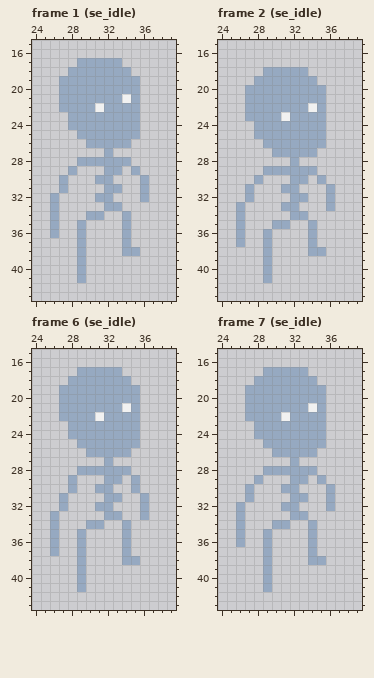
Pixel-art file: Assets/Sprites/Enemy/Skeleton.aseprite. The picture above was drawn from the file before the commit.
64x64 pixels, 70 frames. Shown: frame 1 (se_idle): x 24..39, y 15..43; frame 2 (se_idle): x 24..39, y 15..43; frame 6 (se_idle): x 24..39, y 15..43; frame 7 (se_idle): x 24..39, y 15..43. The commit also changed other frames, which this record leaves out.
New version:
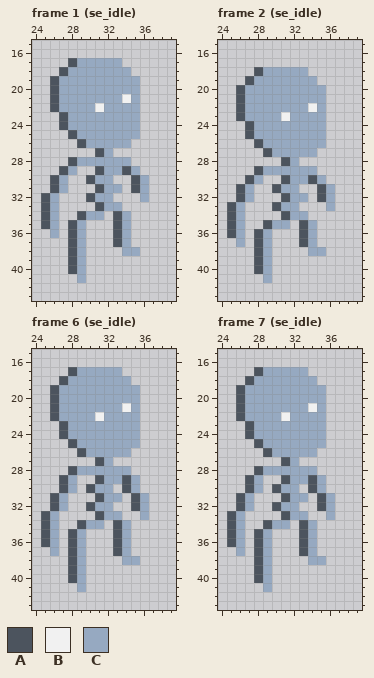
Palette (. is transparent): A #4c545e  B #f1f1f1  C #96a9c1
What changed:
Frame 1 (se_idle), layers "Head", "Body":
There is now colour A in row 17 at x 28; in row 18 at x 27; in rows 19 to 22 at x 26; in rows 23 to 24 at x 27; in row 25 at x 28; in row 26 at x 29.
There is now colour A in row 27 at x 31; in row 28 at x 28; in row 29 at x 27, 31 and 34; in row 30 at x 26, 30 and 35; in row 31 at x 26, 31 and 35; in row 32 at x 25 and 30.
There is now colour A in row 33 at x 25 and 31; in row 34 at x 25, 29 and 33; in row 35 at x 25, 28 and 33; in rows 36 to 37 at x 28 and 33; in rows 38 to 40 at x 28.
Frame 2 (se_idle), layers "Head", "Body":
There is now colour A in row 18 at x 28; in row 19 at x 27; in rows 20 to 23 at x 26; in rows 24 to 25 at x 27; in row 26 at x 28; in row 27 at x 29.
There is now colour A in row 28 at x 31; in row 29 at x 28; in row 30 at x 27, 31 and 34; in row 31 at x 26, 30 and 35; in row 32 at x 26, 31 and 35; in row 33 at x 25 and 30.
There is now colour A in row 34 at x 25 and 31; in row 35 at x 25, 29 and 33; in row 36 at x 25, 28 and 33; in row 37 at x 28 and 33; in rows 38 to 40 at x 28.
Frame 6 (se_idle), layers "Head", "Body":
There is now colour A in row 17 at x 28; in row 18 at x 27; in rows 19 to 22 at x 26; in rows 23 to 24 at x 27; in row 25 at x 28; in row 26 at x 29.
There is now colour A in row 27 at x 31; in row 28 at x 28; in row 29 at x 27, 31 and 34; in row 30 at x 27, 30 and 34; in row 31 at x 26, 31 and 35; in row 32 at x 26, 30 and 35.
There is now colour A in row 33 at x 25 and 31; in row 34 at x 25, 29 and 33; in rows 35 to 36 at x 25, 28 and 33; in row 37 at x 28 and 33; in rows 38 to 40 at x 28.
Frame 7 (se_idle), layers "Head", "Body":
There is now colour A in row 17 at x 28; in row 18 at x 27; in rows 19 to 22 at x 26; in rows 23 to 24 at x 27; in row 25 at x 28; in row 26 at x 29.
There is now colour A in row 27 at x 31; in row 28 at x 28; in row 29 at x 27, 31 and 34; in row 30 at x 30 and 34; in row 31 at x 26, 31 and 35; in row 32 at x 30 and 35.
There is now colour A in row 33 at x 25 and 31; in row 34 at x 25, 29 and 33; in rows 35 to 36 at x 25, 28 and 33; in row 37 at x 28 and 33; in rows 38 to 40 at x 28.
The edit turns colour C into colour A in row 30 at x 27; in row 32 at x 26.
There is now colour C in row 30 at x 28 and 35; in row 32 at x 27; in row 33 at x 36; in row 37 at x 26.
Colour C is removed in row 30 at x 36.
Pixel boxes of the changes (left, top, right, bottom) in both pictures:
added: (41, 58, 140, 274)
added: (227, 67, 326, 274)
added: (41, 367, 140, 583)
changed: (227, 367, 335, 583)
